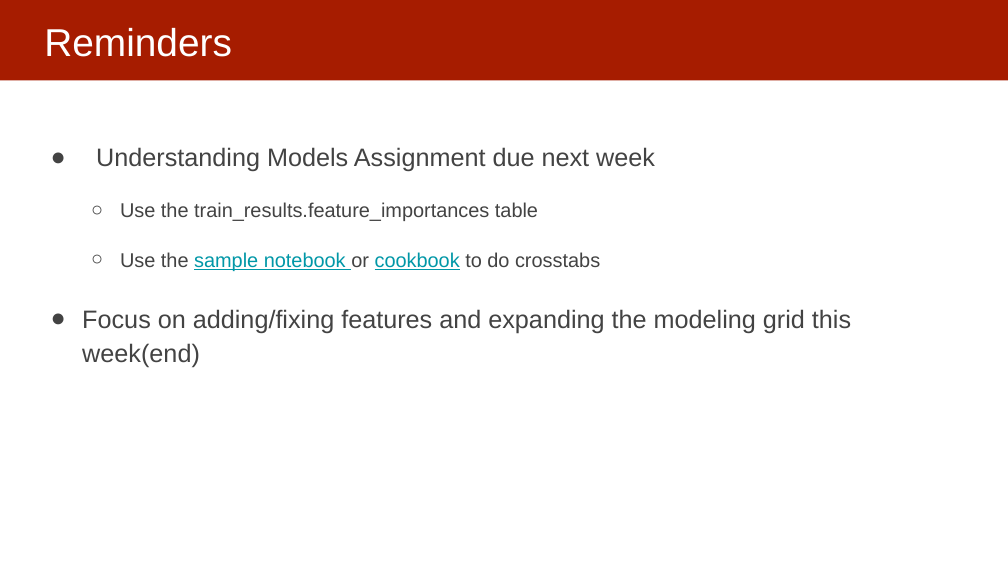
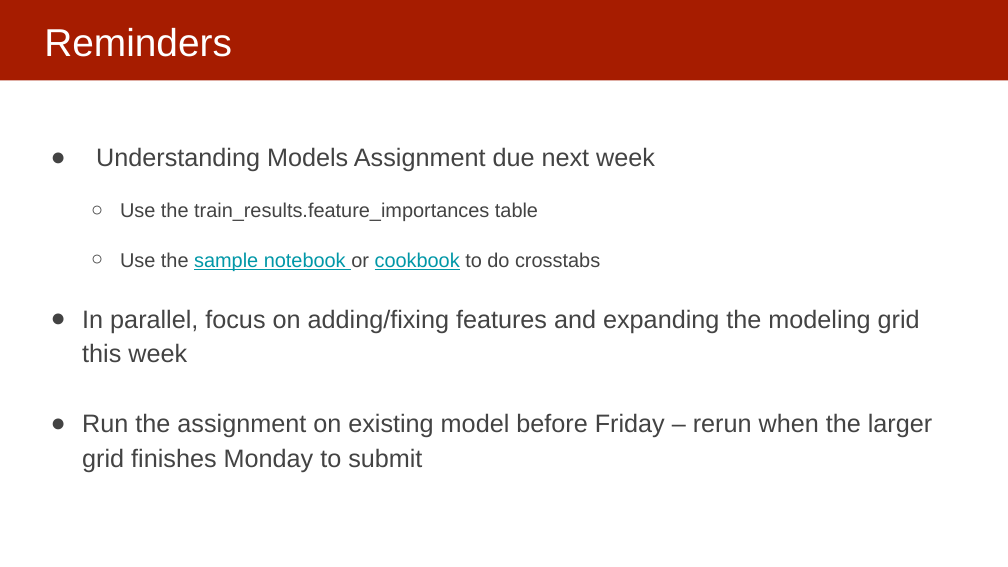
Before and after one commit to dssg/mlforpublicpolicylab, a slide deck: slide 2 of Lectures/EthicsOverview.pptx. Drawn at 1008x567 pixels with LibreOffice and Linux fonts; fonts in the diff are those of the drawing. Boxes give left, top, right and bottom in pixels: in the first picture for what was removed or moved away, otherwise in the second. Text is boxed around its words. In the diff, an @@ line names an element or a change of style, - is before the commit and + after.

```diff
--- a/Lectures/EthicsOverview.pptx
+++ b/Lectures/EthicsOverview.pptx
@@ text at bbox=[82, 309, 932, 472]: text changed @@
-● Focus on adding/fixing features and expanding the modeling grid this week(end)
+● In parallel, focus on adding/fixing features and expanding the modeling grid this week
+● Run the assignment on existing model before Friday – rerun when the larger grid finishes Monday to submit
```
Also in this commit, not shown: 2 other slides changed, 30 slides added, 3 slides removed, 3 other files.
